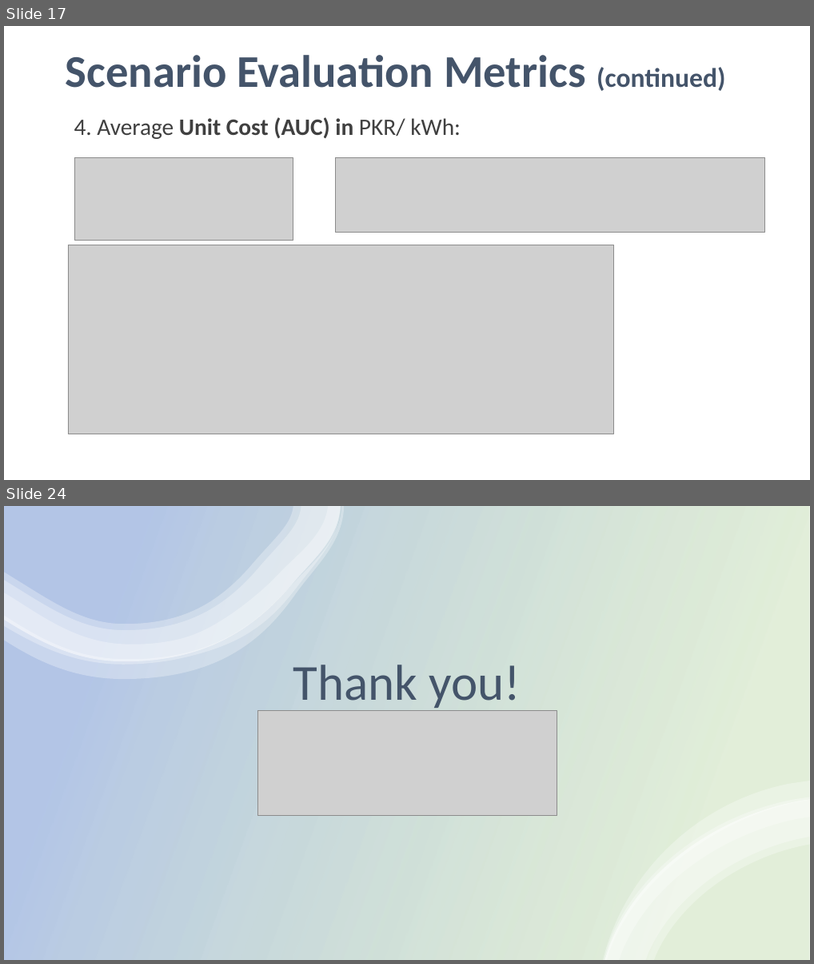
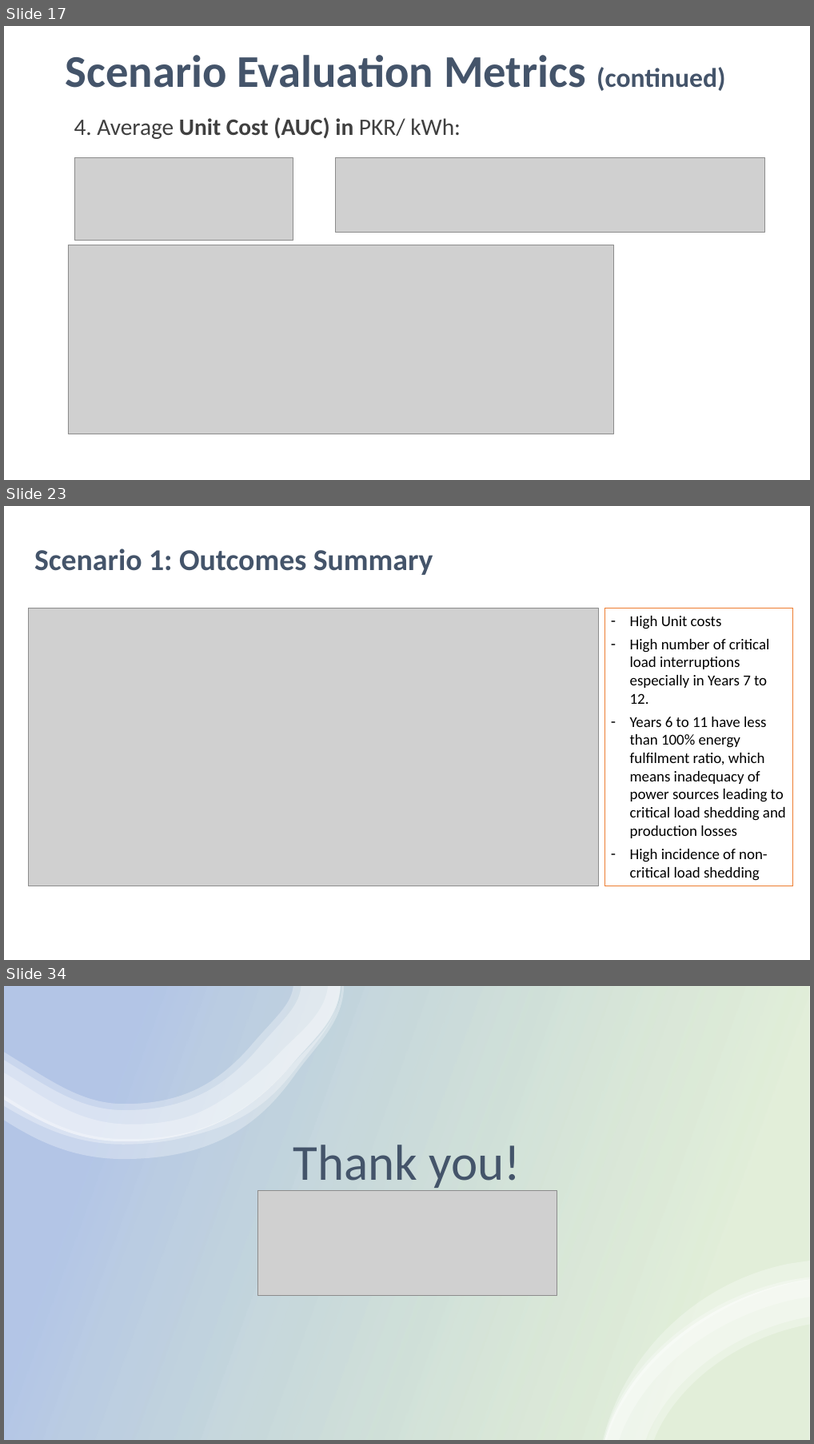
Before and after one commit to mz-mustafa/energy-mix-optimiser, a slide deck: Reporting/SECMC EEM Deck v4.0.pptx. Shown one above the other, each under a label of ours: slides 17 and 24 before the commit, slides 17, 23 and 34 after it; the slides between them are not shown. The pictures are 814x964 and 814x1444 pixels, drawn with LibreOffice and Linux fonts; fonts in the diff are those of the drawing; grey boxes stand for pictures. Boxes give left, top, right and bottom in pixels: in the first picture for what was removed or moved away, otherwise in the second. Text is boxed around its words. In the diff, an @@ line names an element or a change of style, - is before the commit and + after.

```diff
--- a/Reporting/SECMC EEM Deck v4.0.pptx
+++ b/Reporting/SECMC EEM Deck v4.0.pptx
@@ slide 23 added at [4, 506, 810, 960], background #FFFFFF @@
@@ text added at [34, 548, 434, 575], 36 pt, text #44546A, bold @@
+Scenario 1: Outcomes Summary
@@ picture added at [28, 608, 598, 885] @@
@@ rectangle added at [606, 608, 793, 886], outline #ED7D31 0.75 pt, 18 pt, text #000000 @@
+– High Unit costs
+– High number of critical load interruptions especially in Years 7 to 12.
+– Years 6 to 11 have less than 100% energy fulfilment ratio, which means inadequacy of power sources leading to critical load shedding and production losses
+– High incidence of non-critical load shedding
@@ what was slide 24 is now slide 34 @@
```
Also in this commit, not shown: 7 slides changed, 10 other slides added, 1 slide removed, 8 other files.
